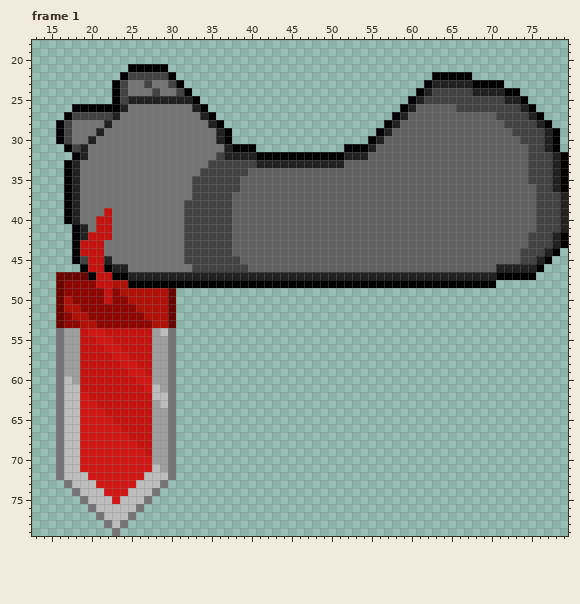
Pixel-art file, stored at Assets/Arts/Enemies/Boss/AncientOne/ATK1/RH/RHATK1Idle.aseprite. Above is the file before it was changed.
80x80 pixels, 6 frames. Shown: frame 1: x 13..79, y 18..79. The commit also changed other frames, which this record leaves out.
The result:
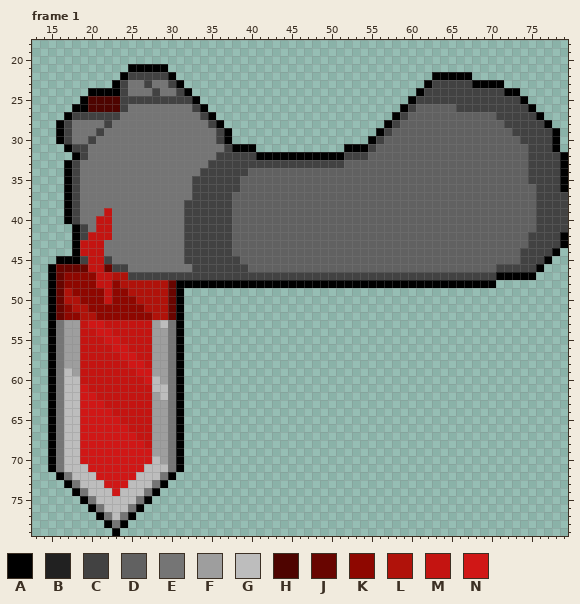
Palette (. is transparent): A #000000  B #212121  C #424242  D #616161  E #757575  F #9e9e9e  G #bdbdbd  H #4e0400  J #680500  K #8e0700  L #b0120a  M #c41411  N #d01716
What changed:
layer "Sword" now hidden
Changed rows in their new state; - is an unchanged pixel.
Frame 1, layer "Flattened":
first column x 15:
23 ------------------------------------------------CCCCC------------
24 -----AAA---------------------------------------C-----CCCC--------
25 ----AHHHH-CCCCCCCC----------------------------C----------CC------
26 -----HHHHC--------C--------------------------C-------------C-----
27 --------C----------C------------------------C---------------C----
28 -------C------------C----------------------C-----------------C---
29 ------C--------------C--------------------C-------------------C--
30 -----C---------------C-------------------C--------------------C--
31 ----C-----------------C-----------------C---------------------C--
32 ----C-----------------CCCC-----------CCC-----------------------C-
33 ---C----------------------CCCCCCCCCCC--------------------------C-
34 ---C-----------------------------------------------------------C-
35 ---C-----------------------------------------------------------C-
36 ---C-----------------------------------------------------------C-
37 ---C------------------------------------------------------------C
38 ---C------------------------------------------------------------C
39 ---C------------------------------------------------------------C
40 ---C------------------------------------------------------------C
41 ----C-----------------------------------------------------------C
42 ----C----------------------------------------------------------C-
43 ---------------------------------------------------------------C-
44 --------------------------------------------------------------C--
45 -AA----C-----------------------------------------------------C---
46 AJJJJ--JCC----------------------------------------------CCCCC----
47 A-KKKK--LLCCCCCCCCCCCCCCCCCCCCCCCCCCCCCCCCCCCCCCCCCCCCCC---------
48 A-------K-LLLLLJ-------------------------------------------------
49 A-L------K------A------------------------------------------------
50 A--L------K-----A------------------------------------------------
51 A-K-L------K----A------------------------------------------------
52 A--K-L------K---A------------------------------------------------
53 AEFFMNNMMMMMMFGEA------------------------------------------------
54 A----M-N------F-A------------------------------------------------
55 A-----M-N-------A------------------------------------------------
56 A------M-N------A------------------------------------------------
57 A-------M-N-----A------------------------------------------------
58 A--------M-N----A------------------------------------------------
59 A-G-------M-N---A------------------------------------------------
60 A--G-------M-G--A------------------------------------------------
61 A---N-------M-G-A------------------------------------------------
62 A----N-------F--A------------------------------------------------
63 A-----N-------F-A------------------------------------------------
64 A------N--------A------------------------------------------------
65 A-------N-------A------------------------------------------------
66 A--------N------A------------------------------------------------
67 A---------N-----A------------------------------------------------
68 A----------N----A------------------------------------------------
69 A-----------N---A------------------------------------------------
70 A------------G--A------------------------------------------------
71 A---G-------G-G-A------------------------------------------------
72 -AE--G-----G--EA-------------------------------------------------
73 --AE--G---G--EA--------------------------------------------------
74 ---AE--G-G--EA---------------------------------------------------
75 ----AE--G--EA----------------------------------------------------
76 -----AE---EA-----------------------------------------------------
77 ------AE-EA------------------------------------------------------
78 -------AEA-------------------------------------------------------
79 --------A--------------------------------------------------------
